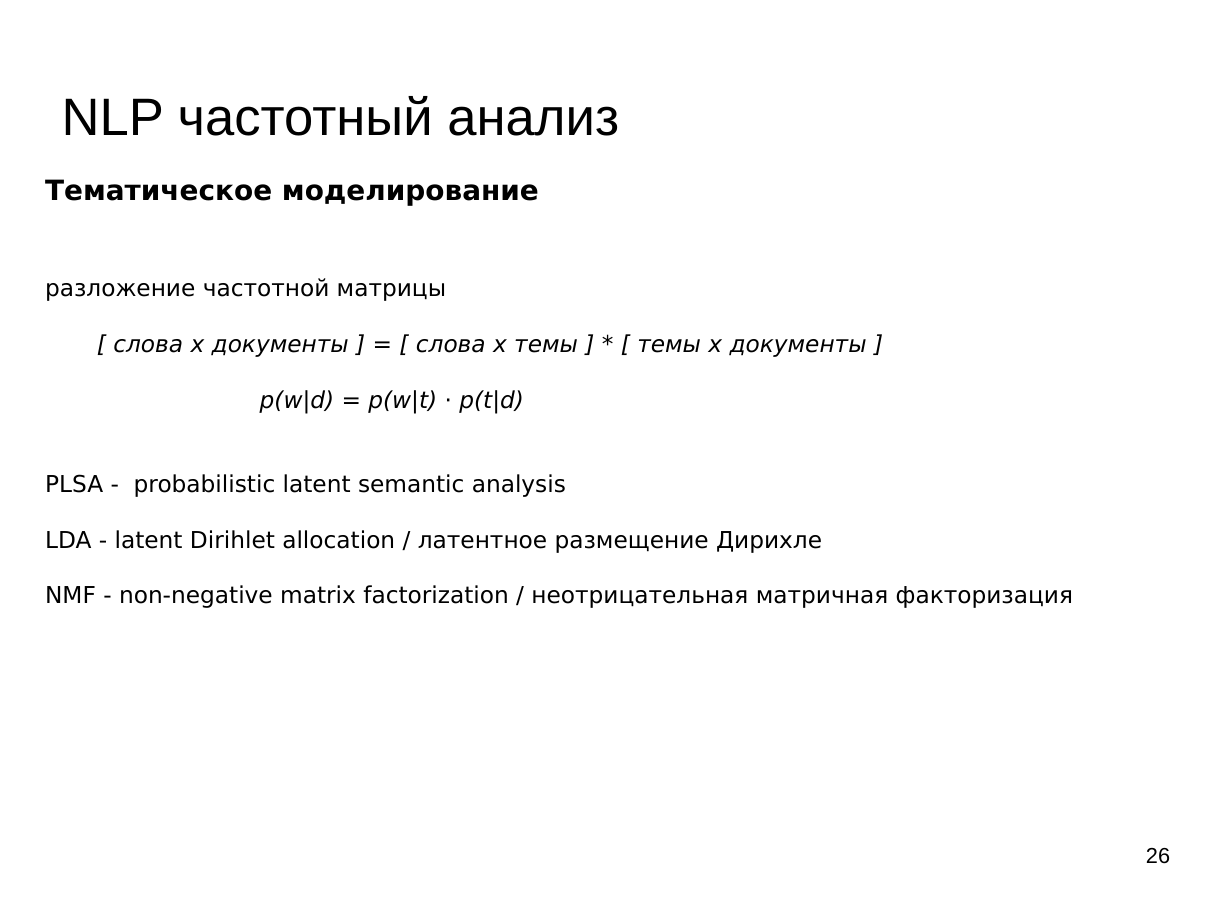
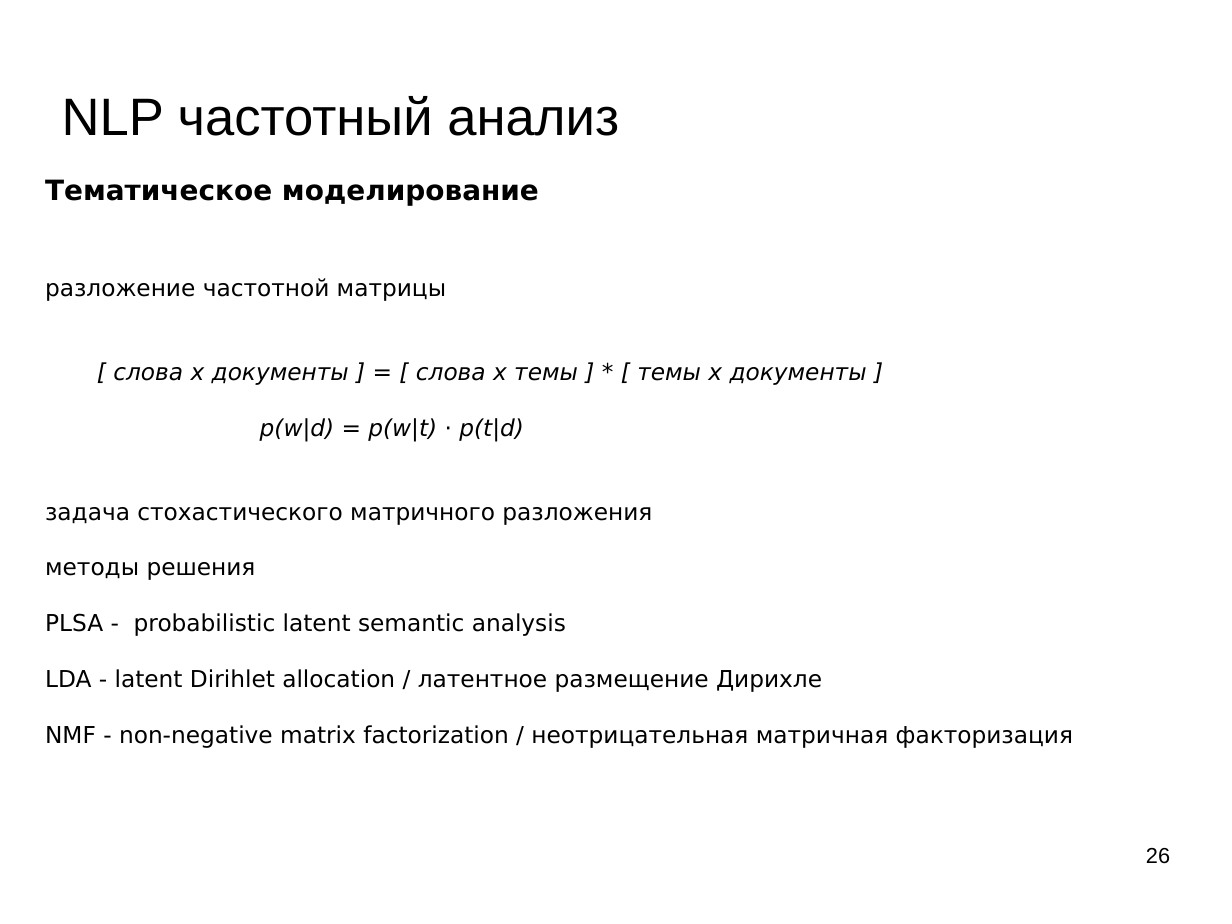
Before and after one commit to mechanoid5/ml_lectorium_legacy, a slide deck: slide 26 of 16-text-tfidf.odp. Drawn at 1232x924 pixels with LibreOffice and Linux fonts; fonts in the diff are those of the drawing; background and template pictures are left out. Boxes give left, top, right and bottom in pixels: in the first picture for what was removed or moved away, otherwise in the second. Text is boxed around its words. In the diff, an @@ line names an element or a change of style, - is before the commit and + after.

```diff
--- a/16-text-tfidf.odp
+++ b/16-text-tfidf.odp
@@ text at bbox=[45, 507, 652, 580]: paragraphs added @@
+задача стохастического матричного разложения
+методы решения
```
Also in this commit, not shown: 3 other slides changed.
